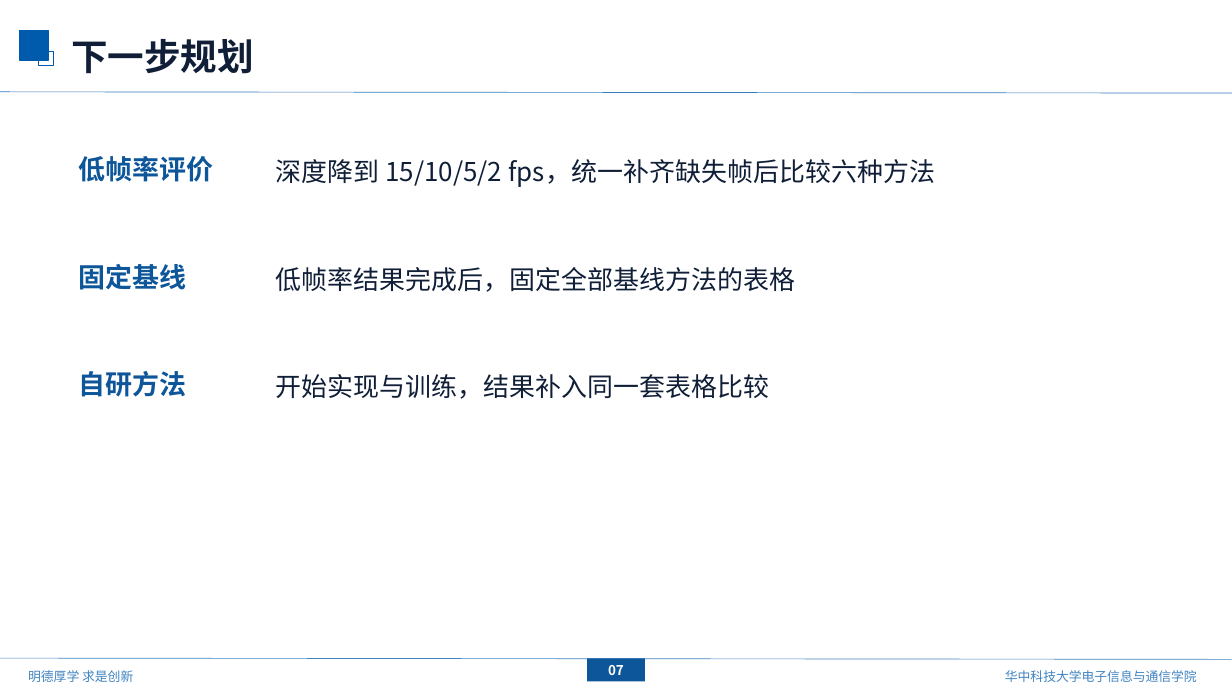
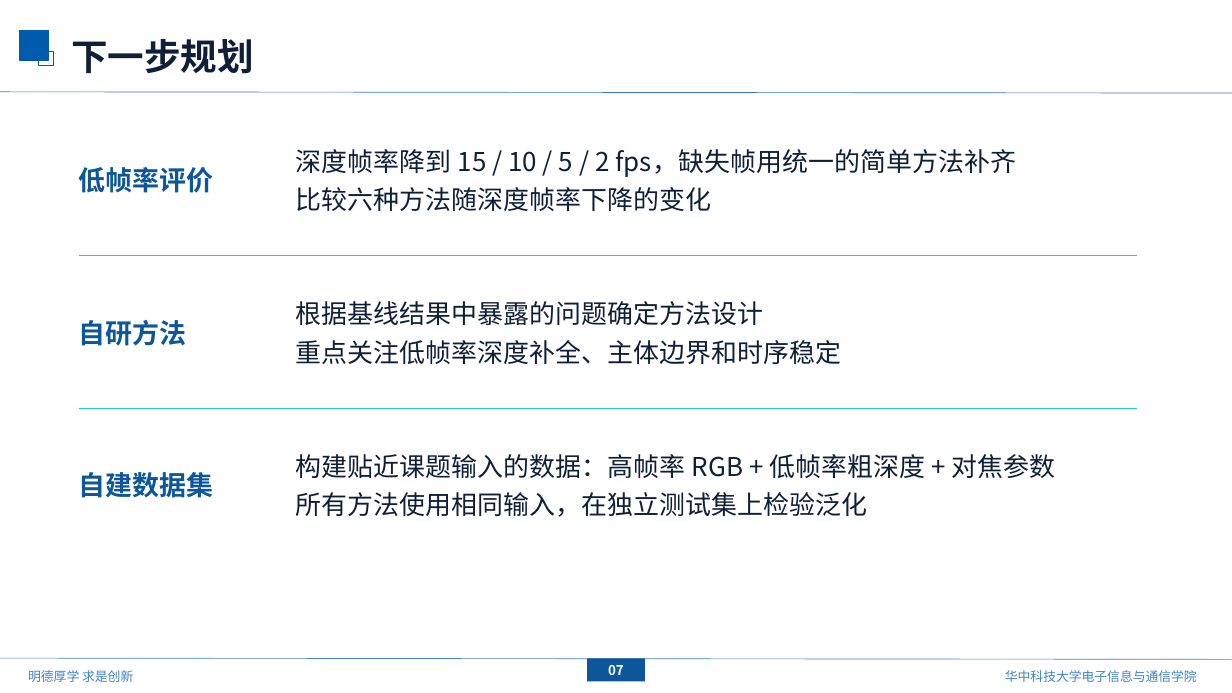
Before and after one commit to mengmcy1/OPPO-depth-guided-video-bokeh, a slide deck: slide 8 of 汇报/2026-09-30_基线方法复现结果/基线方法复现结果_0930.pptx. Drawn at 1232x693 pixels with LibreOffice and Linux fonts; fonts in the diff are those of the drawing; background and template pictures are left out. Boxes give left, top, right and bottom in pixels: in the first picture for what was removed or moved away, otherwise in the second. Text is boxed around its words. In the diff, an @@ line names an element or a change of style, - is before the commit and + after.

```diff
--- a/汇报/2026-09-30_基线方法复现结果/基线方法复现结果_0930.pptx
+++ b/汇报/2026-09-30_基线方法复现结果/基线方法复现结果_0930.pptx
@@ text "低帧率评价": place and size @@
-text "低帧率评价" at box(79, 156, 214, 182)
+text "低帧率评价" at box(79, 167, 214, 193)
@@ text at box(296, 149, 1016, 211): text changed @@
-深度降到 15/10/5/2 fps，统一补齐缺失帧后比较六种方法
+深度帧率降到 15 / 10 / 5 / 2 fps，缺失帧用统一的简单方法补齐
+比较六种方法随深度帧率下降的变化
@@ text removed at box(79, 264, 187, 290) @@
-固定基线
@@ line added from (79, 256) to (1137, 256), #22C7E2 0.75 pt @@
@@ text removed at box(275, 267, 795, 292) @@
-低帧率结果完成后，固定全部基线方法的表格
@@ text "自研方法": place and size @@
-text "自研方法" at box(79, 371, 187, 397)
+text "自研方法" at box(79, 320, 187, 346)
@@ text added at box(296, 301, 842, 364), 20.2 pt, text #101F37 @@
+根据基线结果中暴露的问题确定方法设计
+重点关注低帧率深度补全、主体边界和时序稳定
@@ text removed at box(275, 374, 769, 399) @@
-开始实现与训练，结果补入同一套表格比较
@@ line added from (79, 409) to (1137, 409), #22C7E2 0.75 pt @@
@@ text added at box(79, 472, 214, 498), 21 pt, text #0D569A, bold @@
+自建数据集
@@ text added at box(296, 454, 1056, 517), 20.2 pt, text #101F37 @@
+构建贴近课题输入的数据：高帧率 RGB + 低帧率粗深度 + 对焦参数
+所有方法使用相同输入，在独立测试集上检验泛化
```
Also in this commit, not shown: 2 other slides changed, 1 other file.
